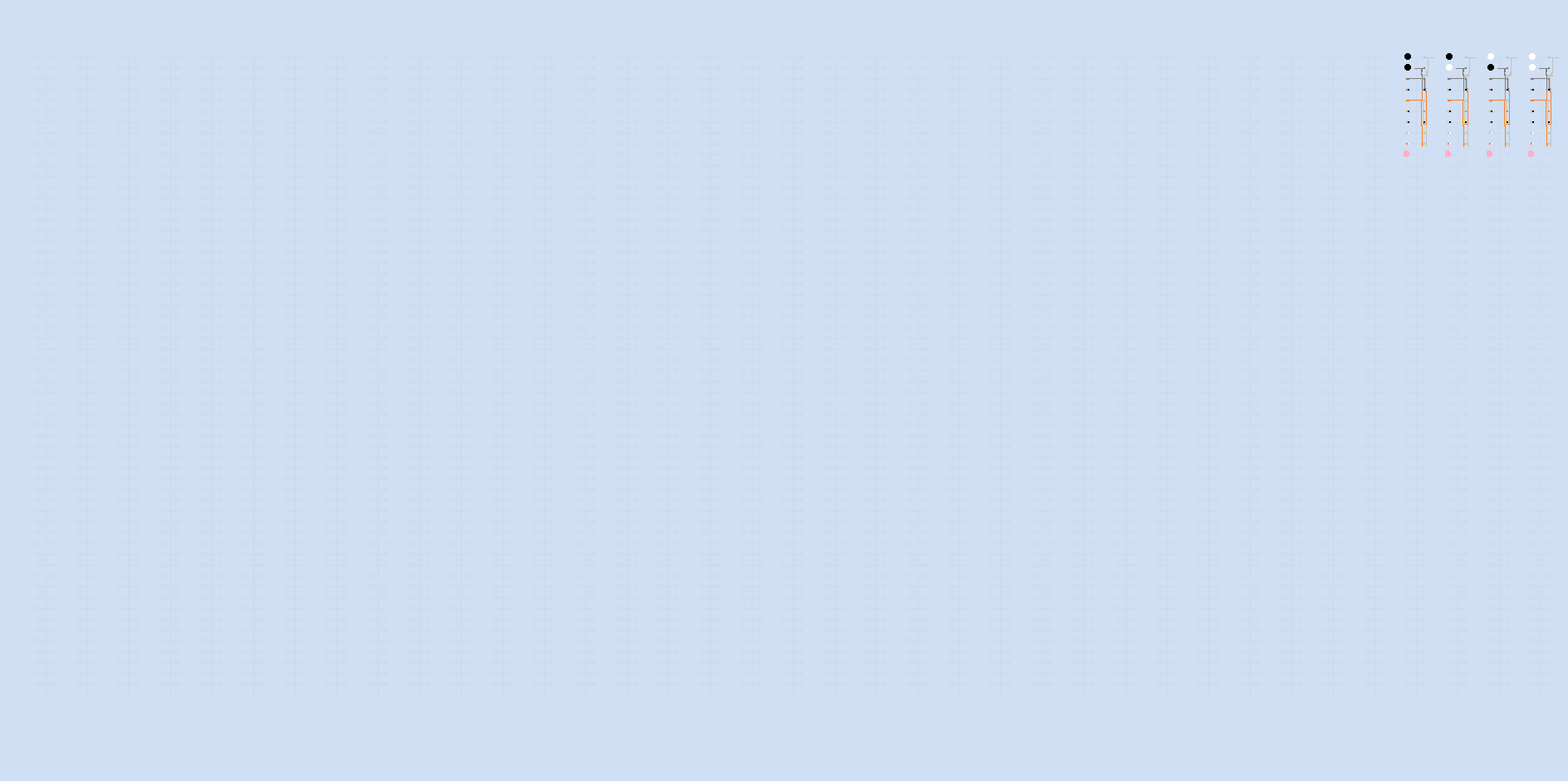
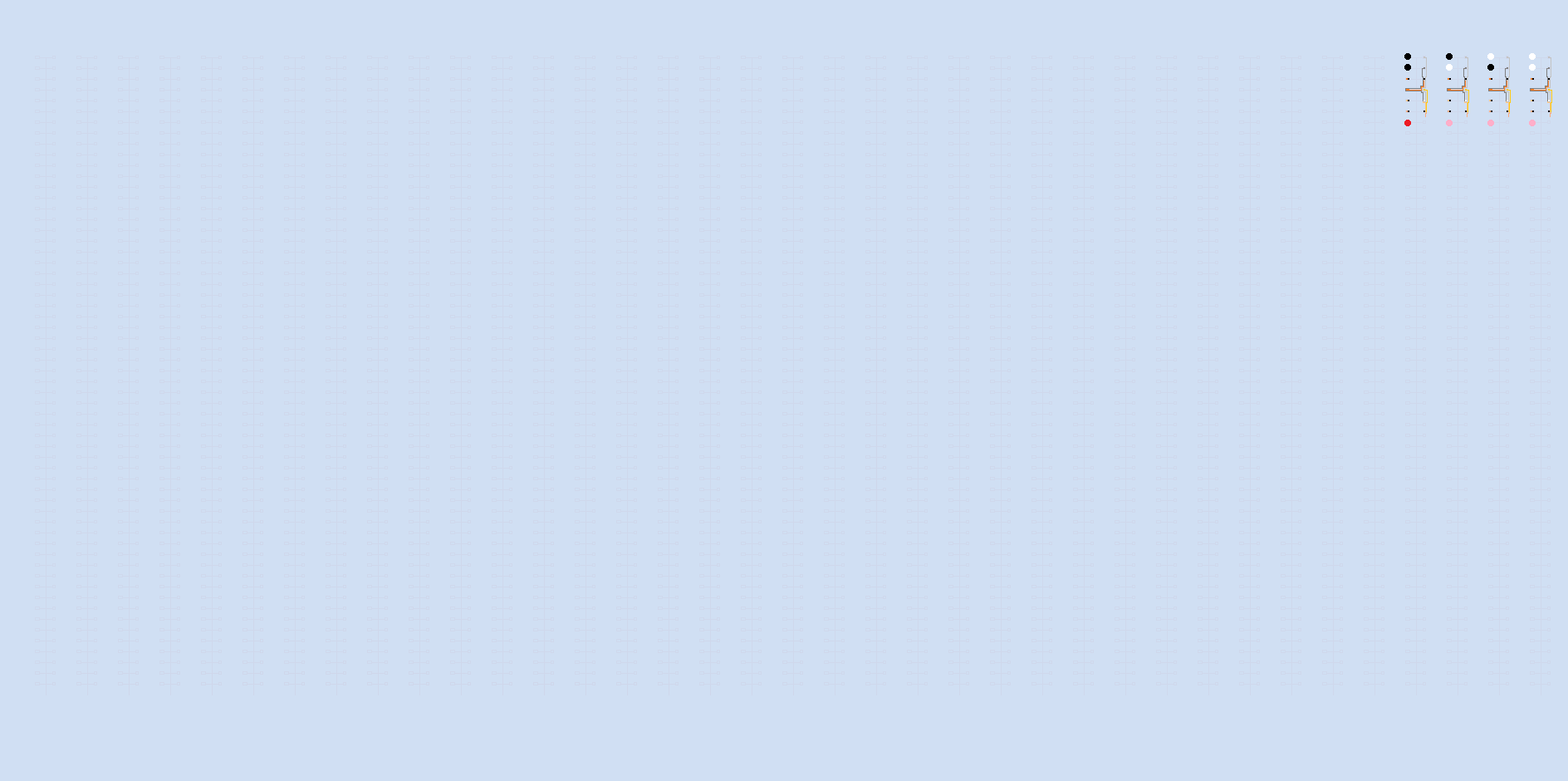
Before/after of a 1568 × 781 layered artwork. What changed in the layer stack:
removed layer "Layer 6" over [1403, 57, 1559, 157]
added layer "Layer 7" above "skip/stop" over [1405, 57, 1553, 118]
added layer "skip/stop" above "inputs" over [1404, 119, 1536, 127]